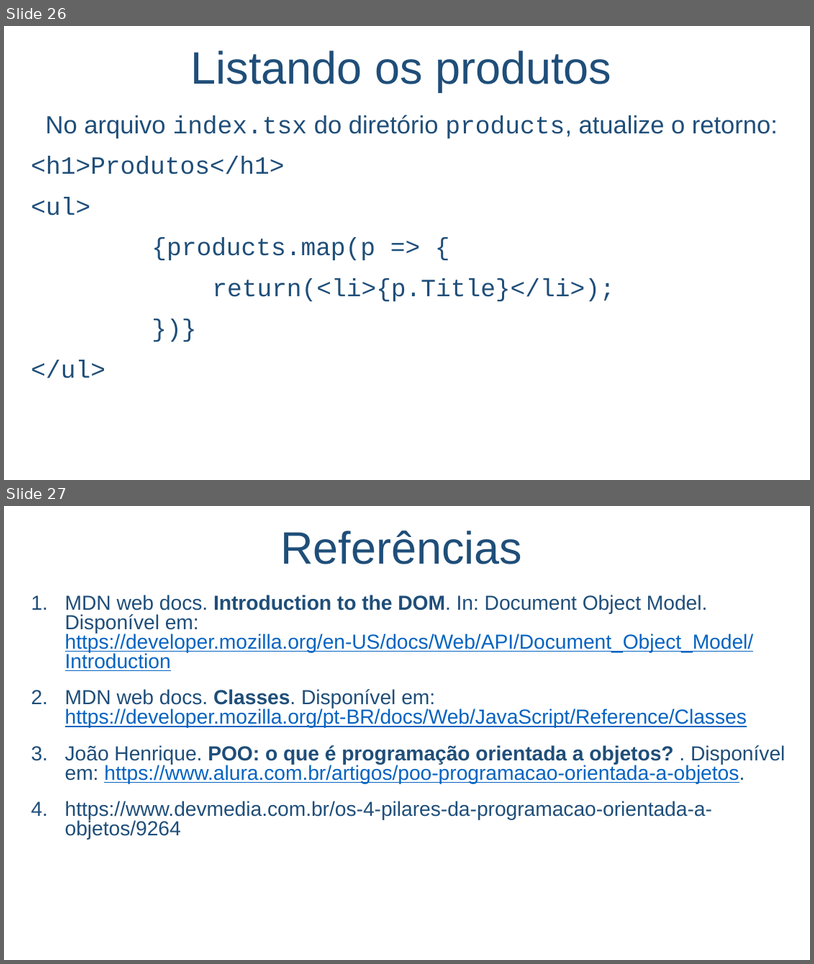
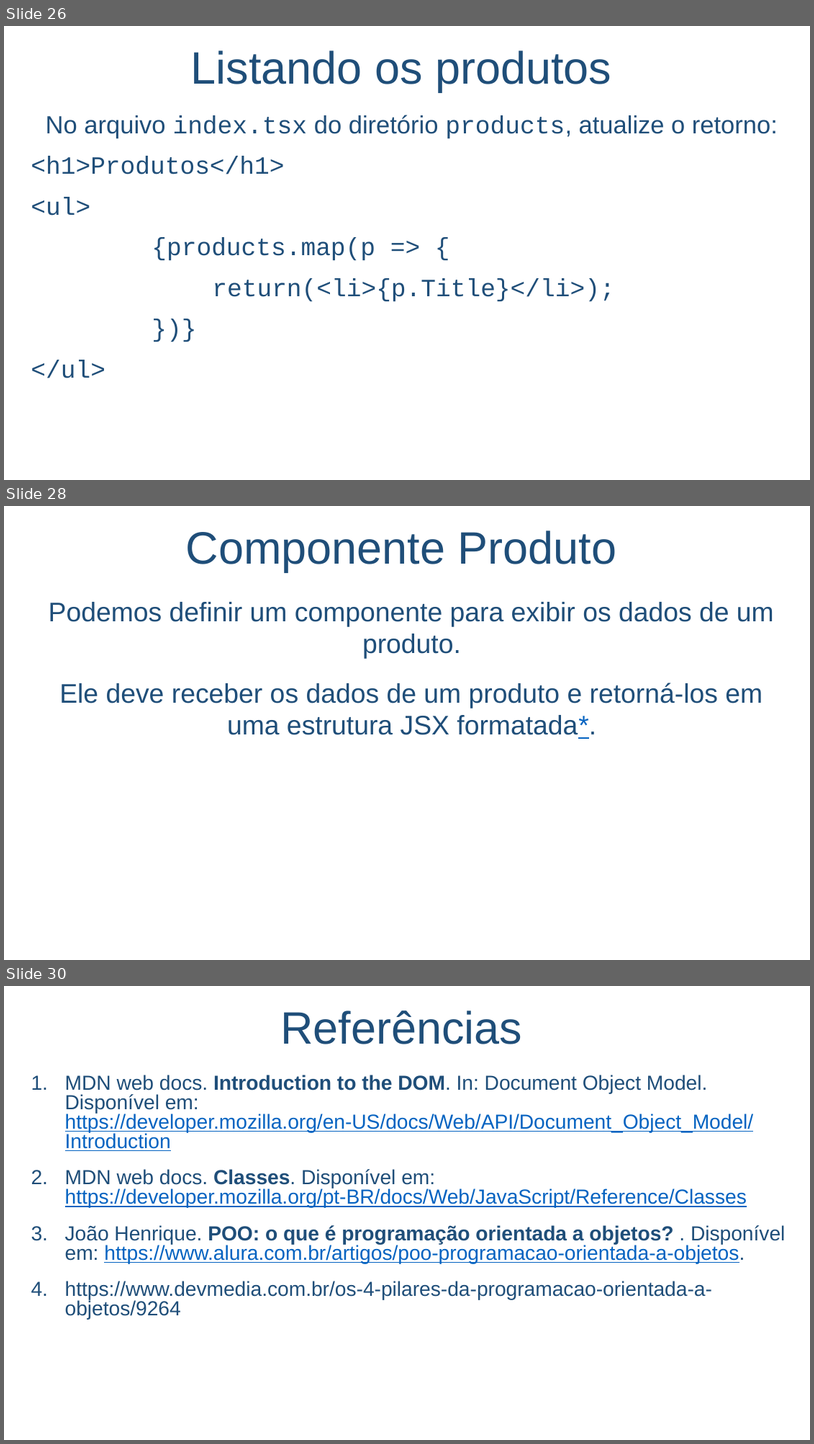
Before and after one commit to salmo-jr/public-slides, a slide deck: React.pptx. Shown one above the other, each under a label of ours: slides 26 and 27 before the commit, slides 26, 28 and 30 after it; the slides between them are not shown. The pictures are 814x964 and 814x1444 pixels, drawn with LibreOffice and Linux fonts; fonts in the diff are those of the drawing; background and template pictures are left out. Boxes give left, top, right and bottom in pixels: in the first picture for what was removed or moved away, otherwise in the second. Text is boxed around its words. In the diff, an @@ line names an element or a change of style, - is before the commit and + after.

```diff
--- a/React.pptx
+++ b/React.pptx
@@ slide 28 added at box(4, 506, 810, 960), background picture (left out) @@
@@ text added at box(186, 530, 617, 572), 54 pt, text #1F4E79 @@
+Componente Produto
@@ text added at box(49, 602, 774, 739), 32 pt, text #1F4E79 @@
+Podemos definir um componente para exibir os dados de um produto.
+Ele deve receber os dados de um produto e retorná-los em uma estrutura JSX formatada*.
@@ what was slide 27 is now slide 30 @@
```
Also in this commit, not shown: 2 other slides added, 1 other file.
